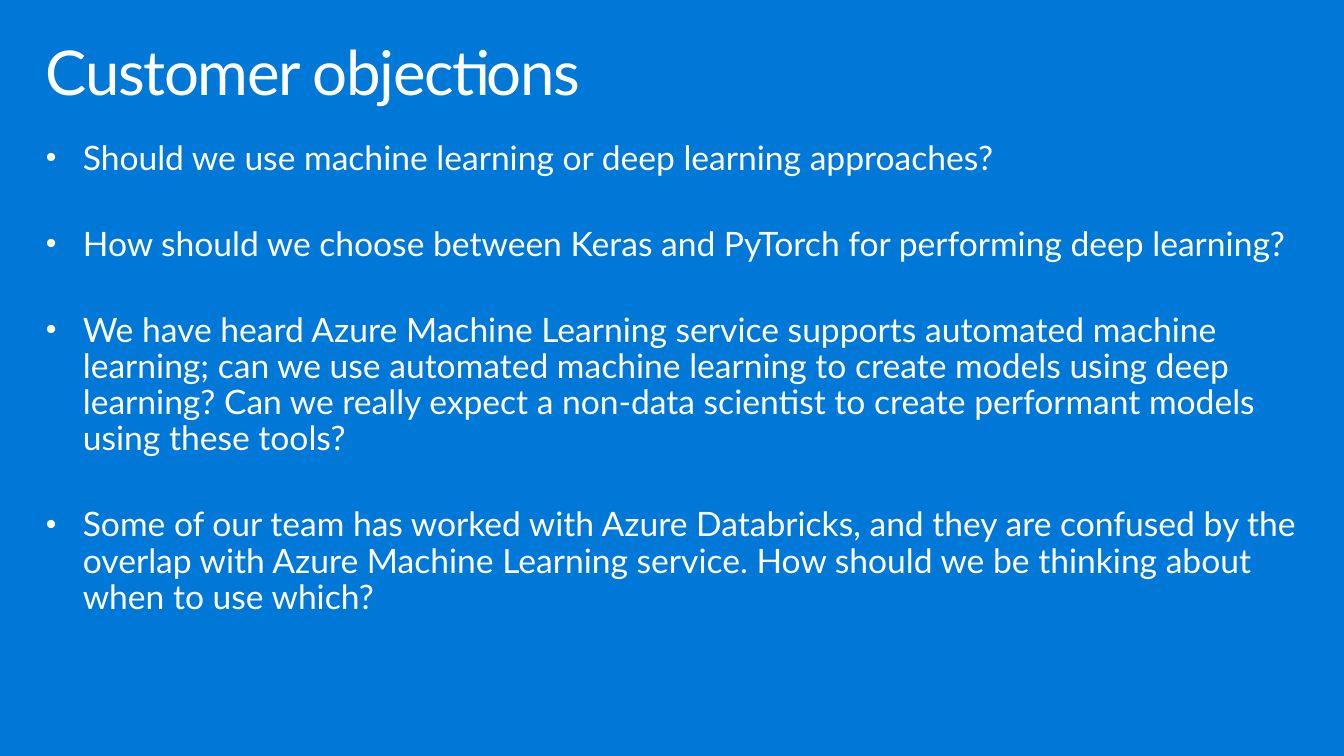
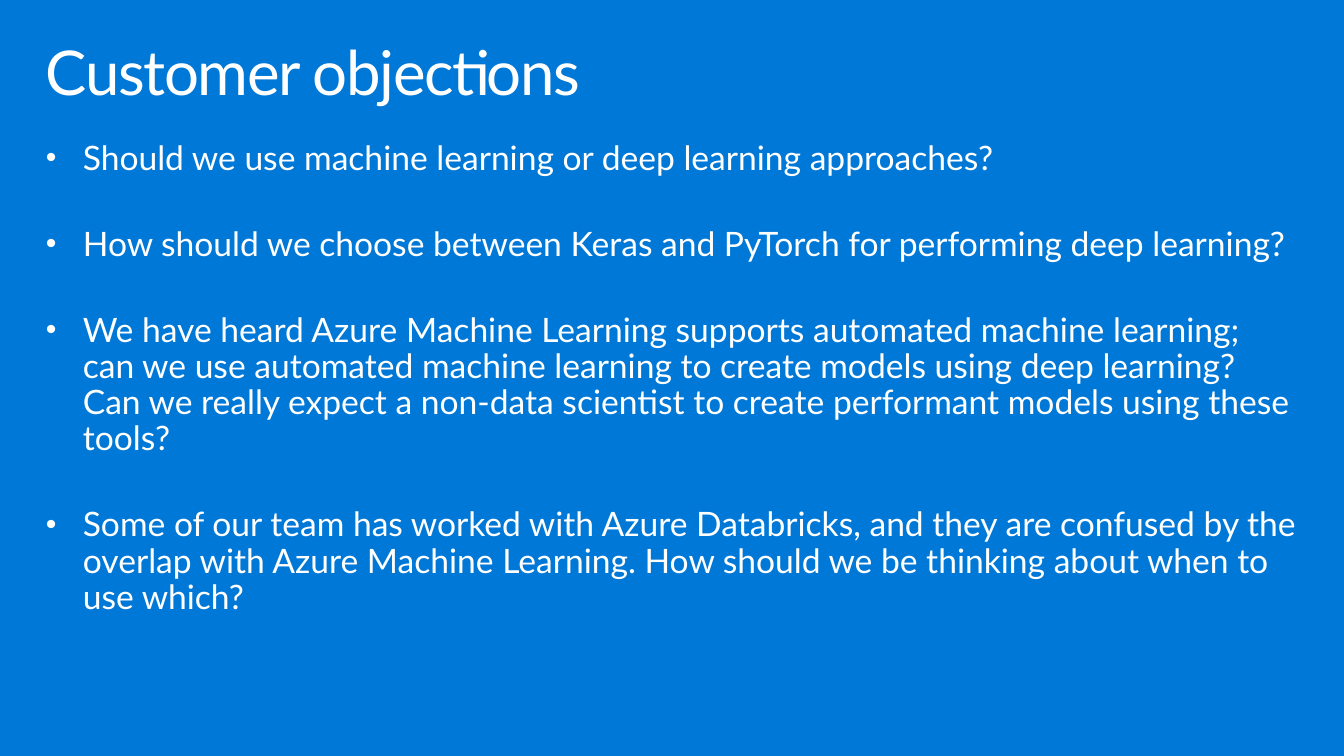
Before and after one commit to ocplatest/MCW-Machine-Learning, a slide deck: slide 9 of Whiteboard design session/WDS trainer presentation - Machine Learning.pptx. Drawn at 1344x756 pixels with LibreOffice and Linux fonts; fonts in the diff are those of the drawing. Boxes give left, top, right and bottom in pixels: in the first picture for what was removed or moved away, otherwise in the second. Text is boxed around its words. In the diff, an @@ line names an element or a change of style, - is before the commit and + after.

```diff
--- a/Whiteboard design session/WDS trainer presentation - Machine Learning.pptx
+++ b/Whiteboard design session/WDS trainer presentation - Machine Learning.pptx
@@ text at <box>83,317,1296,610</box>: text changed @@
-• We have heard Azure Machine Learning service supports automated machine learning; can we use automated machine learning to create models using deep learning? Can we really expect a non-data scientist to create performant models using these tools?
-• Some of our team has worked with Azure Databricks, and they are confused by the overlap with Azure Machine Learning service. How should we be thinking about when to use which?
+• We have heard Azure Machine Learning supports automated machine learning; can we use automated machine learning to create models using deep learning? Can we really expect a non-data scientist to create performant models using these tools?
+• Some of our team has worked with Azure Databricks, and they are confused by the overlap with Azure Machine Learning. How should we be thinking about when to use which?
```
Also in this commit, not shown: 20 other slides changed, 3 other files.
